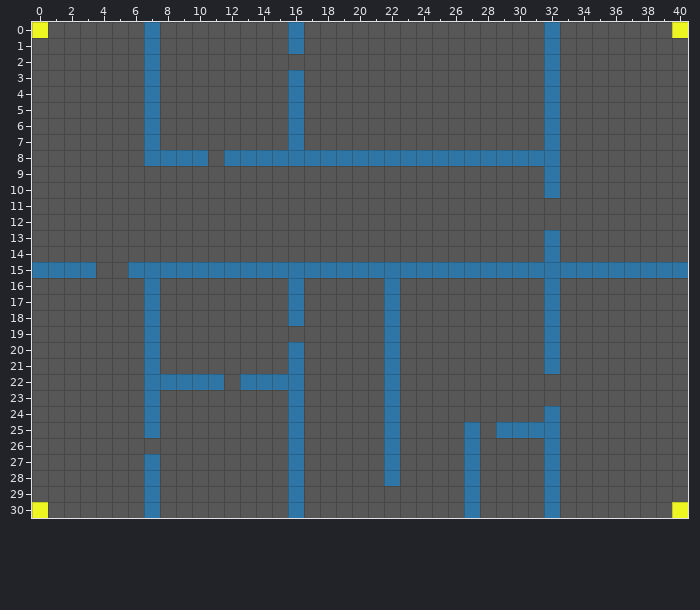
Tiled map, stored at assets/tilemap.tmx. This is how it looked before the edit.
Cells are 16x16 px. Shown: x 0..40, y 0..30.
New version:
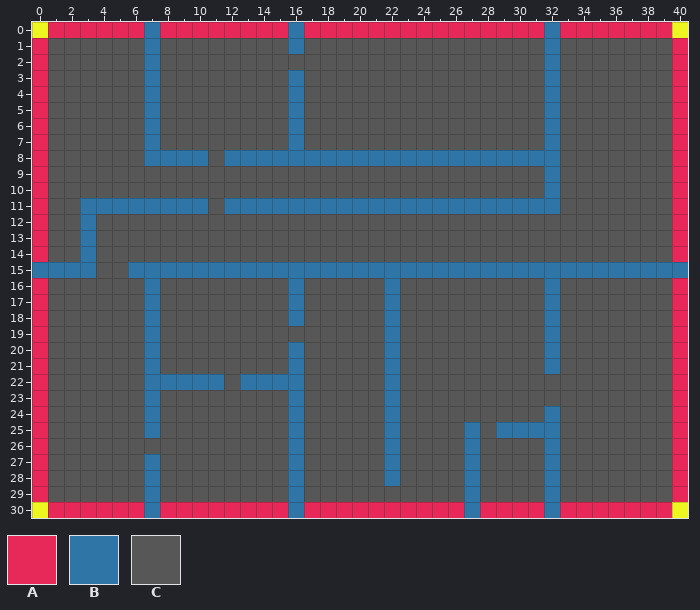
Key: from "tilemap": A 1, B 2, C 3.
_ is an empty cell.
From old to new:
{"where": "layer \"floor\""}
{"y":0,"x":1,"old":"CCCCCC","new":"AAAAAA"}
{"y":0,"x":8,"old":"CCCCCCCC","new":"AAAAAAAA"}
{"y":0,"x":17,"old":"CCCCCCCCCCCCCCC","new":"AAAAAAAAAAAAAAA"}
{"y":0,"x":33,"old":"CCCCCCC","new":"AAAAAAA"}
{"y":1,"x":0,"old":"C","new":"A"}
{"y":1,"x":40,"old":"C","new":"A"}
{"y":2,"x":0,"old":"C","new":"A"}
{"y":2,"x":40,"old":"C","new":"A"}
{"y":3,"x":0,"old":"C","new":"A"}
{"y":3,"x":40,"old":"C","new":"A"}
{"y":4,"x":0,"old":"C","new":"A"}
{"y":4,"x":40,"old":"C","new":"A"}
{"y":5,"x":0,"old":"C","new":"A"}
{"y":5,"x":40,"old":"C","new":"A"}
{"y":6,"x":0,"old":"C","new":"A"}
{"y":6,"x":40,"old":"C","new":"A"}
{"y":7,"x":0,"old":"C","new":"A"}
{"y":7,"x":40,"old":"C","new":"A"}
{"y":8,"x":0,"old":"C","new":"A"}
{"y":8,"x":40,"old":"C","new":"A"}
{"y":9,"x":0,"old":"C","new":"A"}
{"y":9,"x":40,"old":"C","new":"A"}
{"y":10,"x":0,"old":"C","new":"A"}
{"y":10,"x":40,"old":"C","new":"A"}
{"y":11,"x":0,"old":"C","new":"A"}
{"y":11,"x":3,"old":"CCCCCCCC","new":"BBBBBBBB"}
{"y":11,"x":12,"old":"CCCCCCCCCCCCCCCCCCCCC","new":"BBBBBBBBBBBBBBBBBBBBB"}
{"y":11,"x":40,"old":"C","new":"A"}
{"y":12,"x":0,"old":"C","new":"A"}
{"y":12,"x":3,"old":"C","new":"B"}
{"y":12,"x":40,"old":"C","new":"A"}
{"y":13,"x":0,"old":"C","new":"A"}
{"y":13,"x":3,"old":"C","new":"B"}
{"y":13,"x":32,"old":"B","new":"C"}
{"y":13,"x":40,"old":"C","new":"A"}
{"y":14,"x":0,"old":"C","new":"A"}
{"y":14,"x":3,"old":"C","new":"B"}
{"y":14,"x":32,"old":"B","new":"C"}
{"y":14,"x":40,"old":"C","new":"A"}
{"y":16,"x":0,"old":"C","new":"A"}
{"y":16,"x":40,"old":"C","new":"A"}
{"y":17,"x":0,"old":"C","new":"A"}
{"y":17,"x":40,"old":"C","new":"A"}
{"y":18,"x":0,"old":"C","new":"A"}
{"y":18,"x":40,"old":"C","new":"A"}
{"y":19,"x":0,"old":"C","new":"A"}
{"y":19,"x":40,"old":"C","new":"A"}
{"y":20,"x":0,"old":"C","new":"A"}
{"y":20,"x":40,"old":"C","new":"A"}
{"y":21,"x":0,"old":"C","new":"A"}
{"y":21,"x":40,"old":"C","new":"A"}
{"y":22,"x":0,"old":"C","new":"A"}
{"y":22,"x":40,"old":"C","new":"A"}
{"y":23,"x":0,"old":"C","new":"A"}
{"y":23,"x":40,"old":"C","new":"A"}
{"y":24,"x":0,"old":"C","new":"A"}
{"y":24,"x":40,"old":"C","new":"A"}
{"y":25,"x":0,"old":"C","new":"A"}
{"y":25,"x":40,"old":"C","new":"A"}
{"y":26,"x":0,"old":"C","new":"A"}
{"y":26,"x":40,"old":"C","new":"A"}
{"y":27,"x":0,"old":"C","new":"A"}
{"y":27,"x":40,"old":"C","new":"A"}
{"y":28,"x":0,"old":"C","new":"A"}
{"y":28,"x":40,"old":"C","new":"A"}
{"y":29,"x":0,"old":"C","new":"A"}
{"y":29,"x":40,"old":"C","new":"A"}
{"y":30,"x":1,"old":"CCCCCC","new":"AAAAAA"}
{"y":30,"x":8,"old":"CCCCCCCC","new":"AAAAAAAA"}
{"y":30,"x":17,"old":"CCCCCCCCCC","new":"AAAAAAAAAA"}
{"y":30,"x":28,"old":"CCCC","new":"AAAA"}
{"y":30,"x":33,"old":"CCCCCCC","new":"AAAAAAA"}
{"label":"changed","picture_box":[32,22,560,262]}
{"label":"changed","picture_box":[560,22,688,262]}
{"label":"changed","picture_box":[32,278,144,518]}
{"label":"changed","picture_box":[560,278,688,518]}
{"label":"changed","picture_box":[160,502,288,518]}
{"label":"changed","picture_box":[304,502,464,518]}
{"label":"changed","picture_box":[480,502,544,518]}
